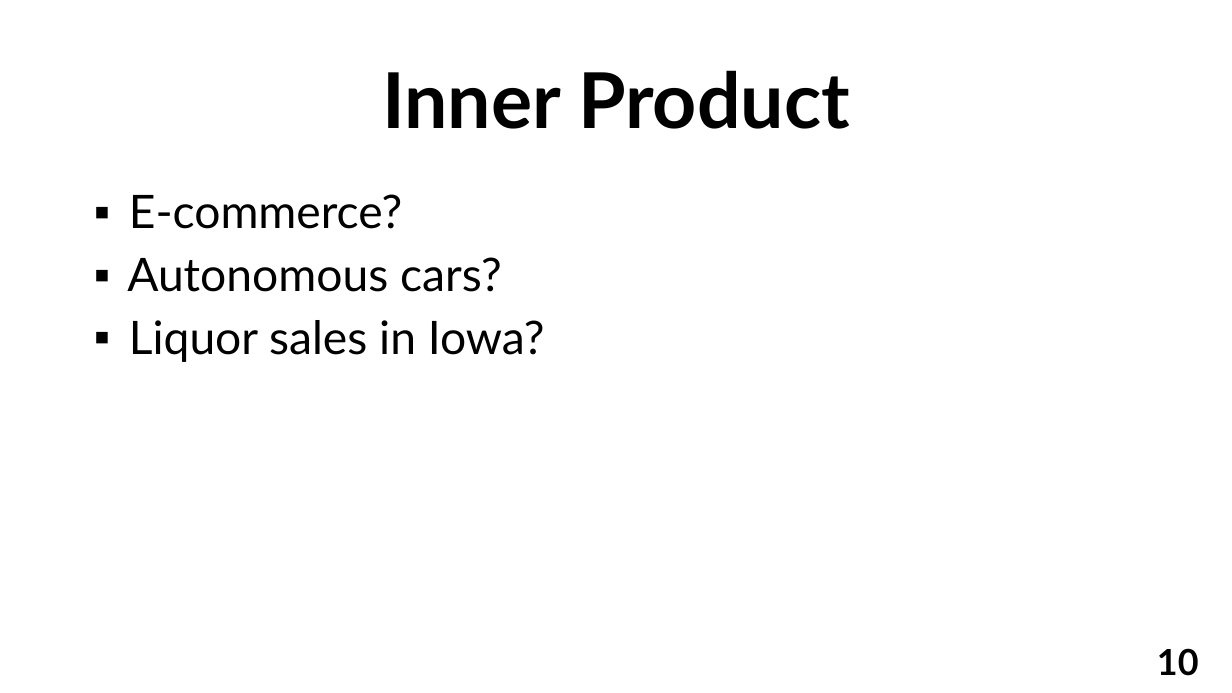
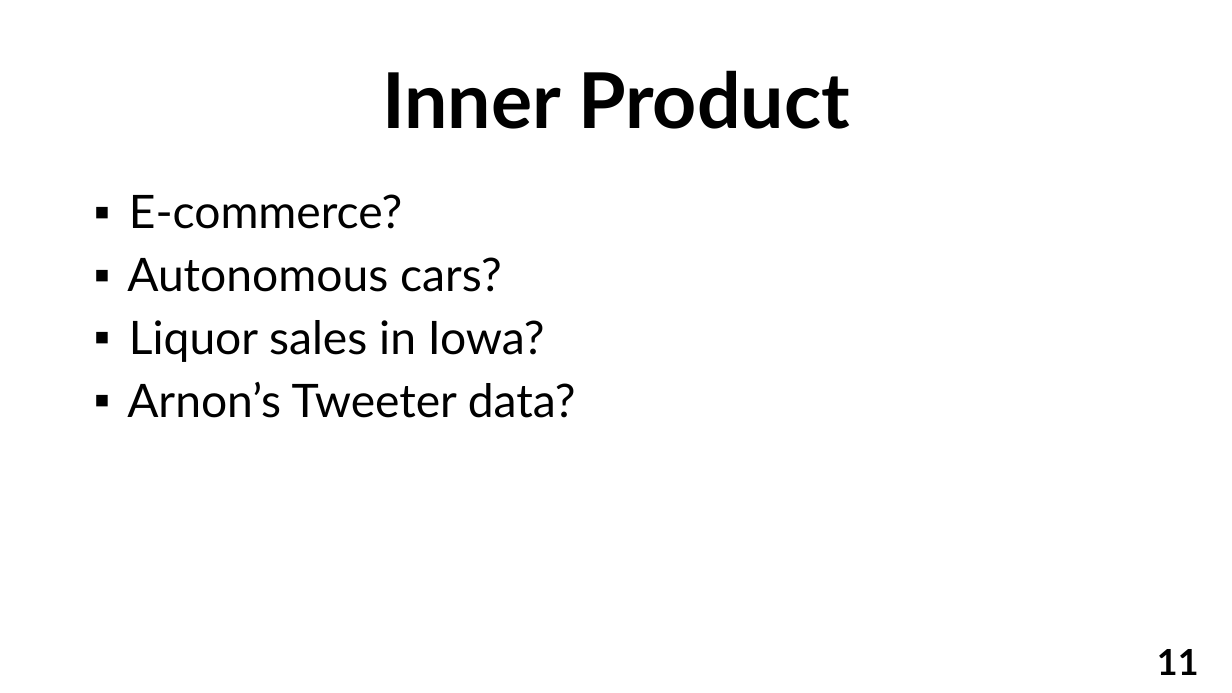
Before and after one commit to YuvalAlf/Distributed-Monitoring, a slide deck: slide 11 of Distributed Monitoring, Real Data - Mickey Gabel.pptx (slide 10 before the commit). Drawn at 1232x693 pixels with LibreOffice and Linux fonts; fonts in the diff are those of the drawing; background and template pictures are left out. Boxes give left, top, right and bottom in pixels: in the first picture for what was removed or moved away, otherwise in the second. Text is boxed around its words. In the diff, an @@ line names an element or a change of style, - is before the commit and + after.

```diff
--- a/Distributed Monitoring, Real Data - Mickey Gabel.pptx
+++ b/Distributed Monitoring, Real Data - Mickey Gabel.pptx
@@ text at bbox=[127, 382, 576, 418]: paragraph added @@
+▪ Arnon’s Tweeter data?
@@ page number at bbox=[1157, 649, 1199, 675]: text changed @@
-10
+11
```
Also in this commit, not shown: 2 other slides changed, 7 slides added.
